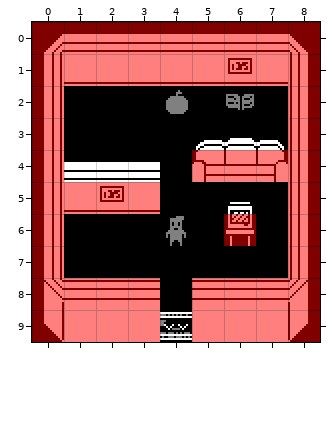
A Tiled map gets an edit: assets/data/maps/house.tmx. The picture above is the old version.
Cells are 16x16 px. Shown: x 0..8, y 0..9.
And afterwards:
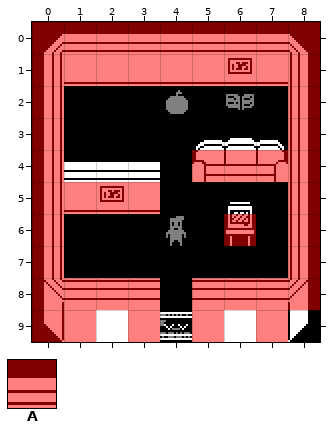
Key: from "tiles": A 1.
_ is an empty cell.
See-through tiles are keyed as they look on the map.
Changes in this commit:
Layer "Capa de patrones 4":
Tile A is gone in row 9 at x 2, 6 and 8.
Pixel boxes of the changes (left, top, right, bottom) in both pictures:
removed: (96, 310, 128, 342)
removed: (224, 310, 256, 342)
removed: (288, 310, 320, 342)
